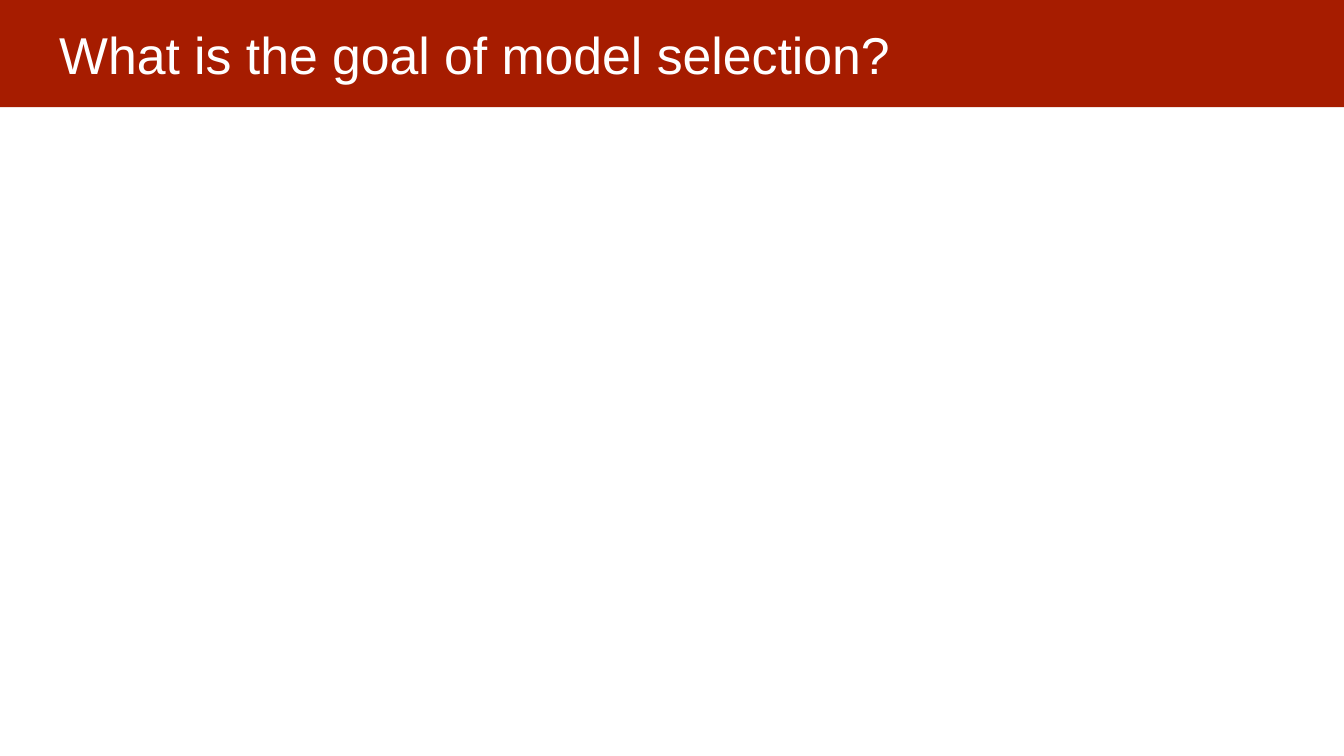
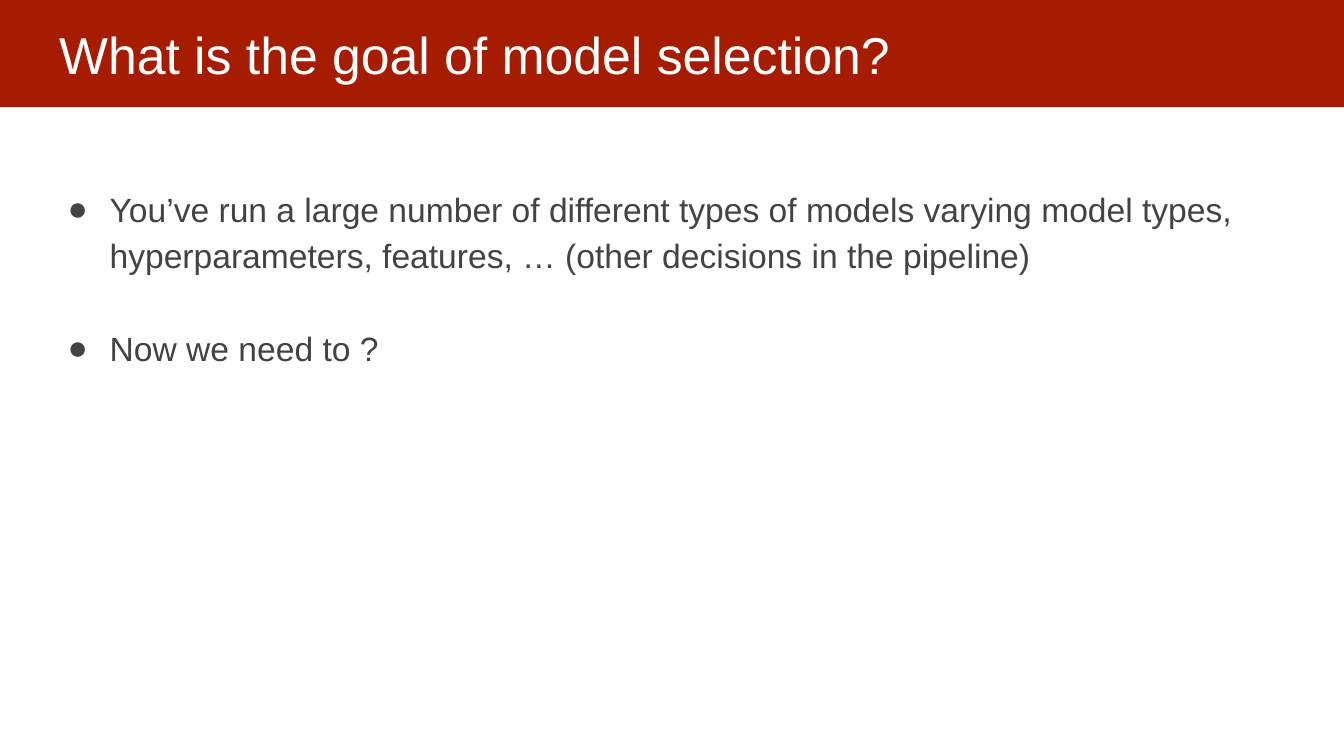
Before and after one commit to dssg/MLinPractice, a slide deck: slide 7 of Lectures/Lecture5-ModelSelection.pptx (slide 8 before the commit). Drawn at 1344x756 pixels with LibreOffice and Linux fonts; fonts in the diff are those of the drawing. Boxes give left, top, right and bottom in pixels: in the first picture for what was removed or moved away, otherwise in the second. Text is boxed around its words. In the diff, an @@ line names an element or a change of style, - is before the commit and + after.

```diff
--- a/Lectures/Lecture5-ModelSelection.pptx
+++ b/Lectures/Lecture5-ModelSelection.pptx
@@ text added at (110, 197, 1232, 362), 24 pt, text #434343 @@
+● You’ve run a large number of different types of models varying model types, hyperparameters, features, … (other decisions in the pipeline)
+● Now we need to ?
```
Also in this commit, not shown: 6 other slides changed, 1 slide added, 2 slides removed.
